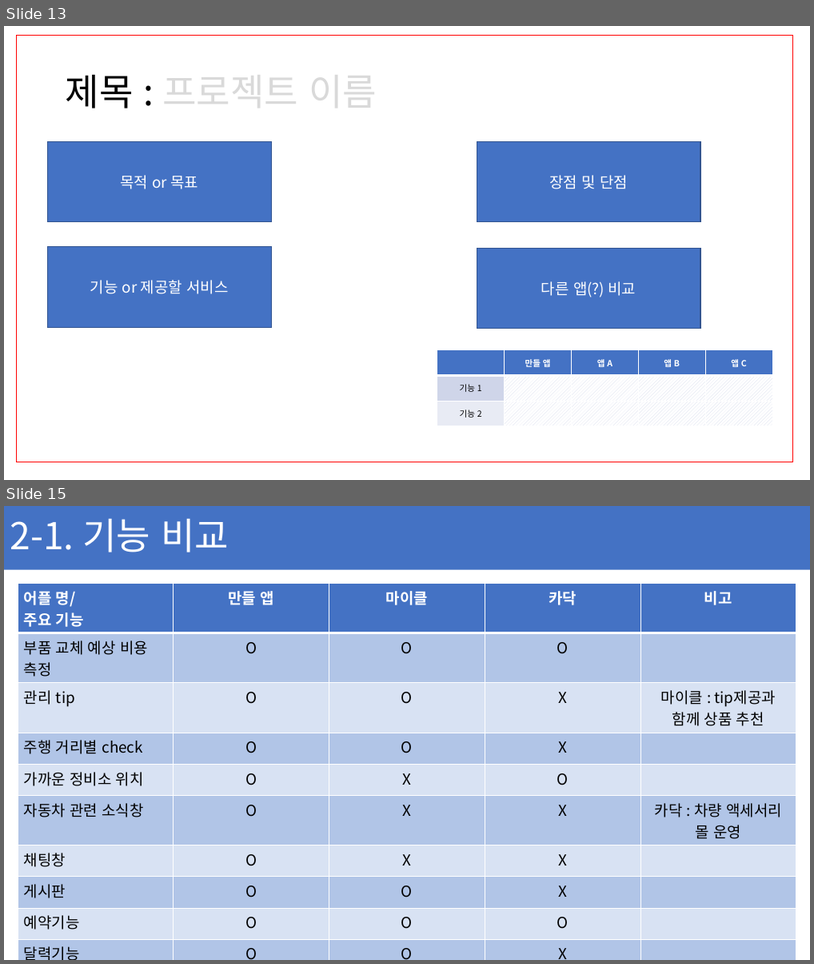
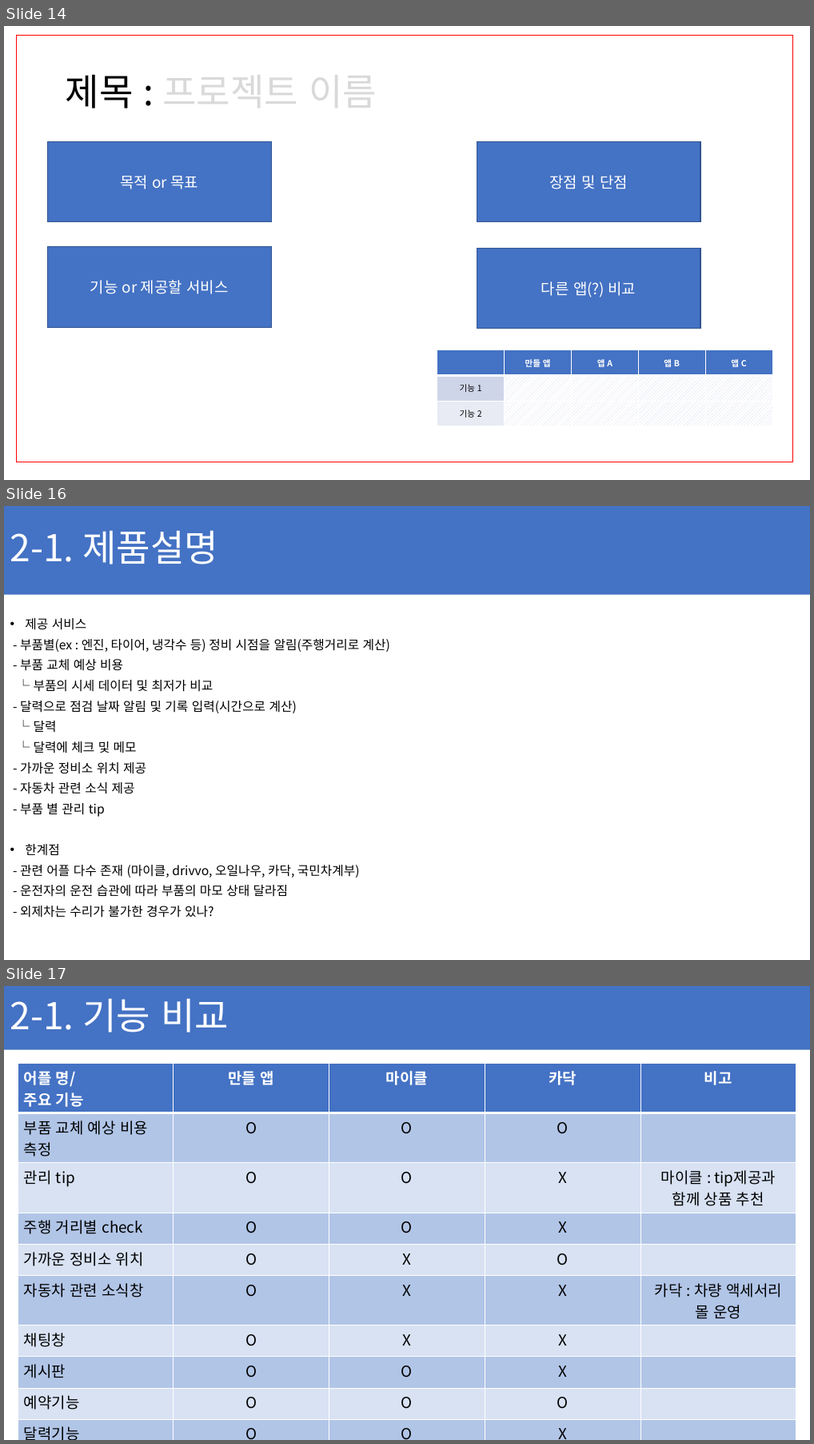
Before and after one commit to ChaeSung-Lee/DJ_InternShip, a slide deck: 2021_Summer/jp.hong/Project_BnC_jph.pptx. Shown one above the other, each under a label of ours: slides 13 and 15 before the commit, slides 14, 16 and 17 after it; the slides between them are not shown. The pictures are 814x964 and 814x1444 pixels, drawn with LibreOffice and Linux fonts; fonts in the diff are those of the drawing. Boxes give left, top, right and bottom in pixels: in the first picture for what was removed or moved away, otherwise in the second. Text is boxed around its words. In the diff, an @@ line names an element or a change of style, - is before the commit and + after.

```diff
--- a/2021_Summer/jp.hong/Project_BnC_jph.pptx
+++ b/2021_Summer/jp.hong/Project_BnC_jph.pptx
@@ slide 16 added at (x1=4, y1=506, x2=810, y2=960), background #FFFFFF @@
@@ rectangle added at (x1=4, y1=506, x2=810, y2=594), fill #4472C4 @@
@@ title added at (x1=10, y1=531, x2=218, y2=564), 44 pt, text #FFFFFF @@
+2-1. 제품설명
@@ text added at (x1=20, y1=618, x2=390, y2=917), 15 pt, text #000000 @@
+• 제공 서비스
+- 부품별(ex : 엔진, 타이어, 냉각수 등) 정비 시점을 알림(주행거리로 계산)
+- 부품 교체 예상 비용
+└ 부품의 시세 데이터 및 최저가 비교
+- 달력으로 점검 날짜 알림 및 기록 입력(시간으로 계산)
+└ 달력
+└ 달력에 체크 및 메모
+- 가까운 정비소 위치 제공
+- 자동차 관련 소식 제공
+- 부품 별 관리 tip
+• 한계점
+- 관련 어플 다수 존재 (마이클, drivvo, 오일나우, 카닥, 국민차계부)
+- 운전자의 운전 습관에 따라 부품의 마모 상태 달라짐
+- 외제차는 수리가 불가한 경우가 있나?
@@ what was slide 13 is now slide 14 @@
@@ what was slide 15 is now slide 17 @@
```
Also in this commit, not shown: 12 slides changed, 2 other slides added, 1 slide removed.
